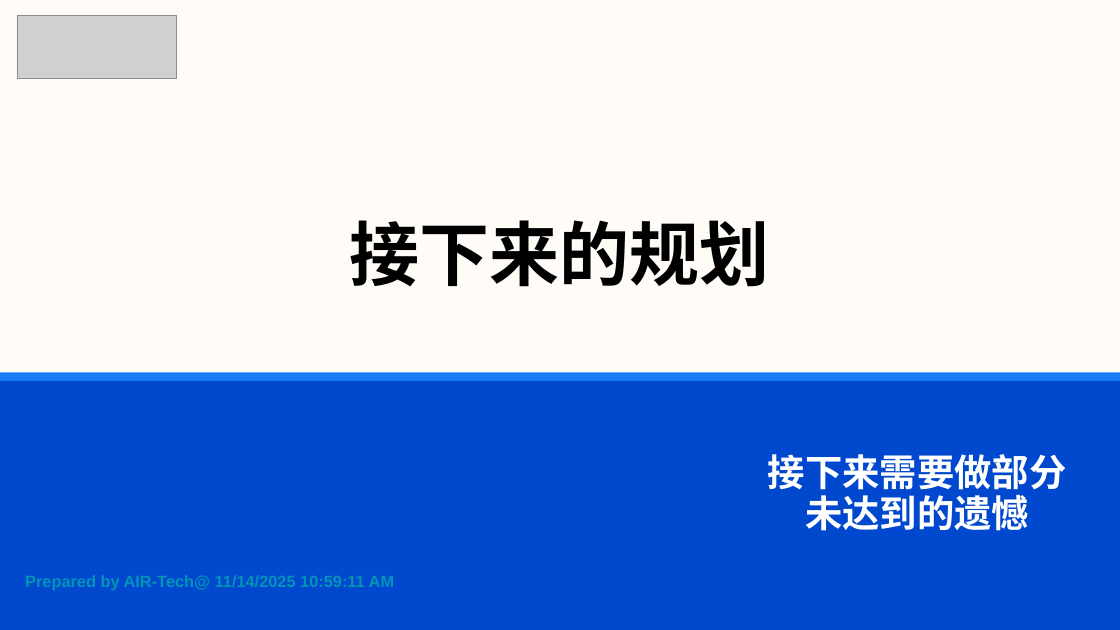
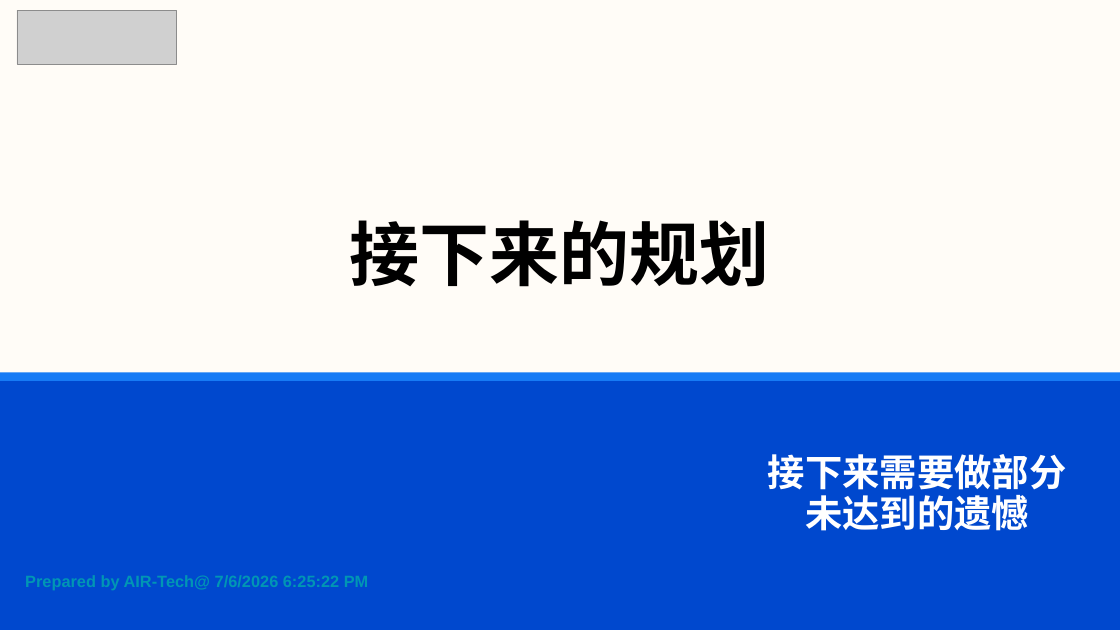
Before and after one commit to cyx3705/HistoryVesta, a slide deck: slide 18 of b-Office/项目报告.pptx. Drawn at 1120x630 pixels with LibreOffice and Linux fonts; fonts in the diff are those of the drawing; grey boxes stand for pictures. Boxes give left, top, right and bottom in pixels: in the first picture for what was removed or moved away, otherwise in the second. Text is boxed around its words. In the diff, an @@ line names an element or a change of style, - is before the commit and + after.

```diff
--- a/b-Office/项目报告.pptx
+++ b/b-Office/项目报告.pptx
@@ picture: place and size @@
-picture at box(17, 15, 176, 78)
+picture at box(17, 10, 176, 64)
@@ text at box(25, 575, 369, 590): text changed @@
-Prepared by AIR-Tech@ 11/14/2025 10:59:11 AM
+Prepared by AIR-Tech@ 7/6/2026 6:25:22 PM
```
Also in this commit, not shown: 23 other slides changed.
